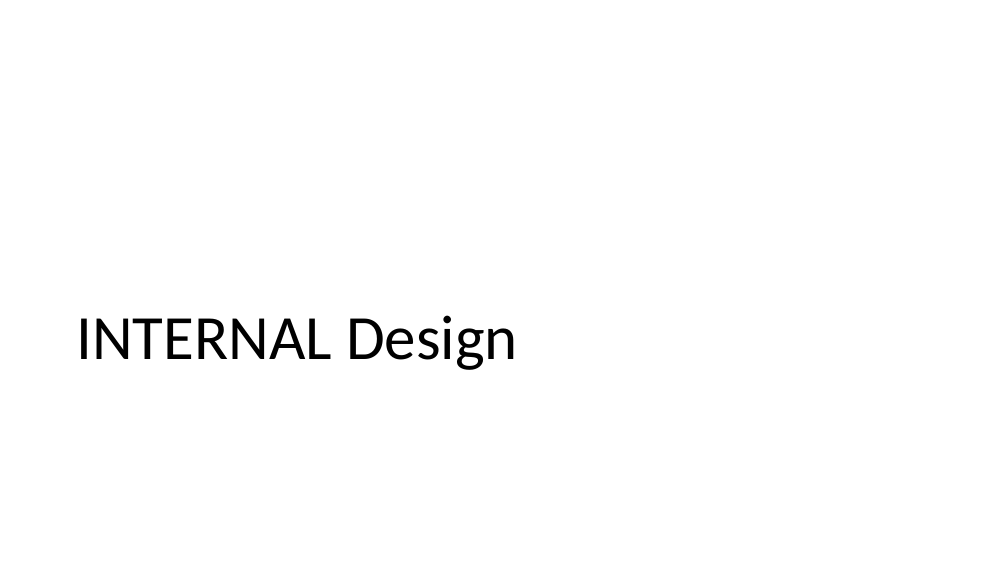
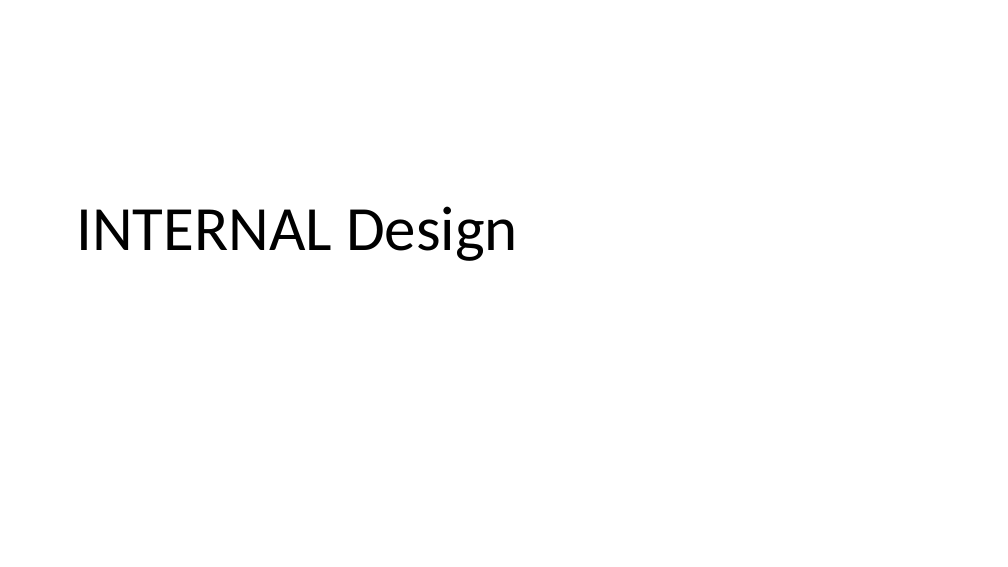
Before and after one commit to ddobric/azdevtraining, a slide deck: slide 16 of AzFunctions/Durable Functions - MVP.pptx. Drawn at 1008x567 pixels with LibreOffice and Linux fonts; fonts in the diff are those of the drawing. Boxes give left, top, right and bottom in pixels: in the first picture for what was removed or moved away, otherwise in the second. Text is boxed around its words. In the diff, an @@ line names an element or a change of style, - is before the commit and + after.

```diff
--- a/AzFunctions/Durable Functions - MVP.pptx
+++ b/AzFunctions/Durable Functions - MVP.pptx
@@ title "INTERNAL Design": place and size @@
-title "INTERNAL Design" at box(76, 315, 518, 370)
+title "INTERNAL Design" at box(76, 206, 518, 261)
```
Also in this commit, not shown: 1 other slide changed, 2 other files.
